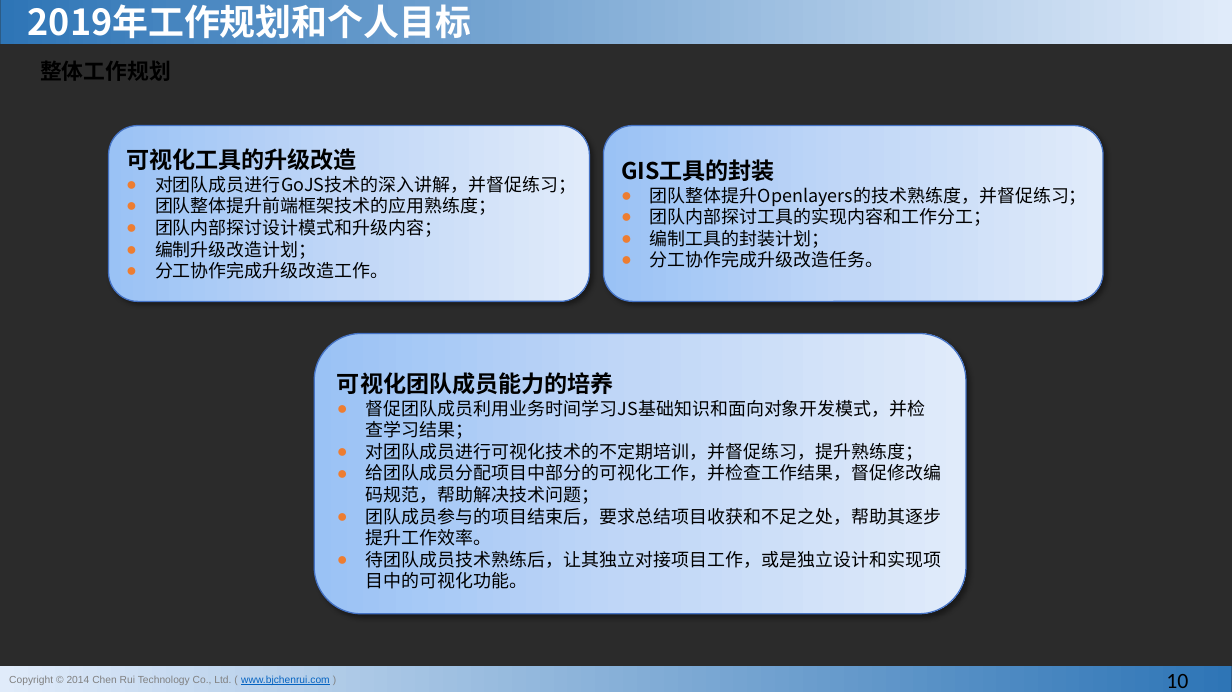
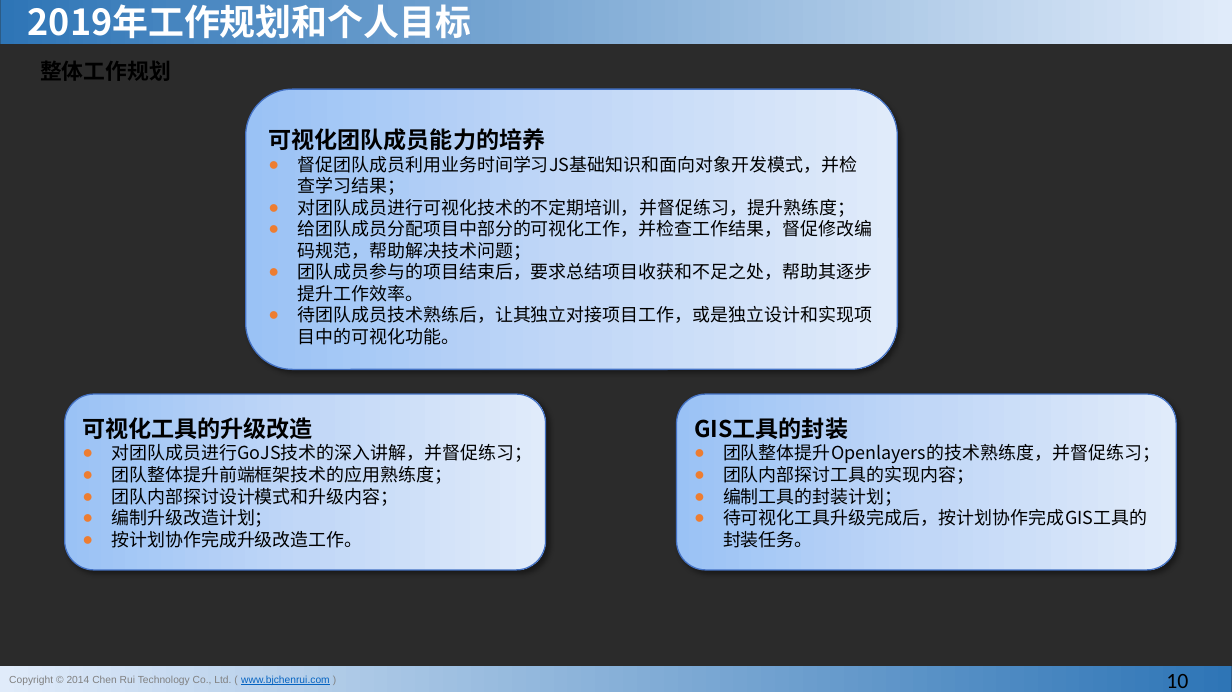
Before and after one commit to MrShan1/shanchen, a slide deck: slide 10 of 相关文档/年终总结/2018年度年终总结-研发中心_山晨.pptx. Drawn at 1232x692 pixels with LibreOffice and Linux fonts; fonts in the diff are those of the drawing; background and template pictures are left out; a plain dark background stands for a picture behind light text. Boxes give left, top, right and bottom in pixels: in the first picture for what was removed or moved away, otherwise in the second. Text is boxed around its words. In the diff, an @@ line names an element or a change of style, - is before the commit and + after.

```diff
--- a/相关文档/年终总结/2018年度年终总结-研发中心_山晨.pptx
+++ b/相关文档/年终总结/2018年度年终总结-研发中心_山晨.pptx
@@ rounded rectangle "可视化团队成员能力的培养": place and size @@
-rounded rectangle "可视化团队成员能力的培养" at box(314, 334, 965, 615)
+rounded rectangle "可视化团队成员能力的培养" at box(245, 90, 897, 370)
@@ rounded rectangle "可视化工具的升级改造": place and size @@
-rounded rectangle "可视化工具的升级改造" at box(109, 126, 590, 302)
+rounded rectangle "可视化工具的升级改造" at box(65, 394, 545, 570)
@@ rounded rectangle "GIS工具的封装": place and size @@
-rounded rectangle "GIS工具的封装" at box(604, 126, 1103, 302)
+rounded rectangle "GIS工具的封装" at box(676, 394, 1176, 570)
@@ text in rounded rectangle at box(723, 466, 975, 484): text changed @@
-● 团队内部探讨工具的实现内容和工作分工；
+● 团队内部探讨工具的实现内容；
@@ text in rounded rectangle at box(723, 506, 1147, 548): text changed @@
-● 分工协作完成升级改造任务。
+● 待可视化工具升级完成后，按计划协作完成GIS工具的封装任务。
@@ text in rounded rectangle at box(111, 531, 363, 548): text changed @@
-● 分工协作完成升级改造工作。
+● 按计划协作完成升级改造工作。
```
Also in this commit, not shown: 2 slides added, 1 slide removed.
